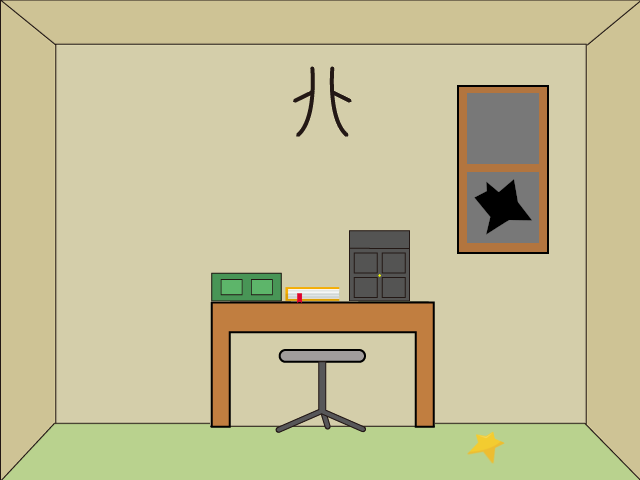
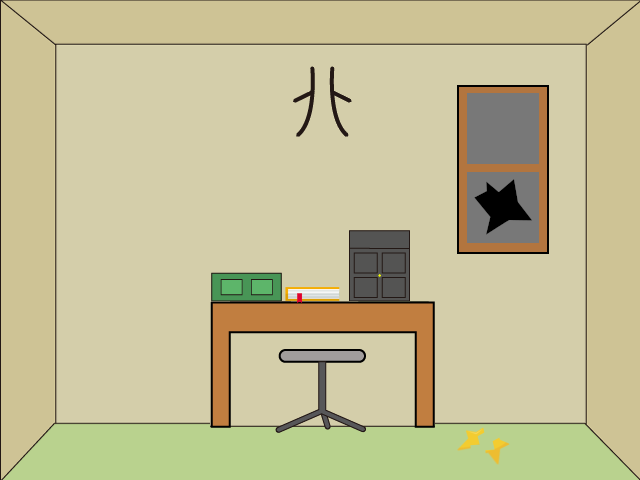
Before/after of a 640 × 480 layered artwork. What changed in the layer stack:
added layer "star_broken" above "star" over [457, 427, 510, 465]
hid "star" over [466, 431, 505, 465]
